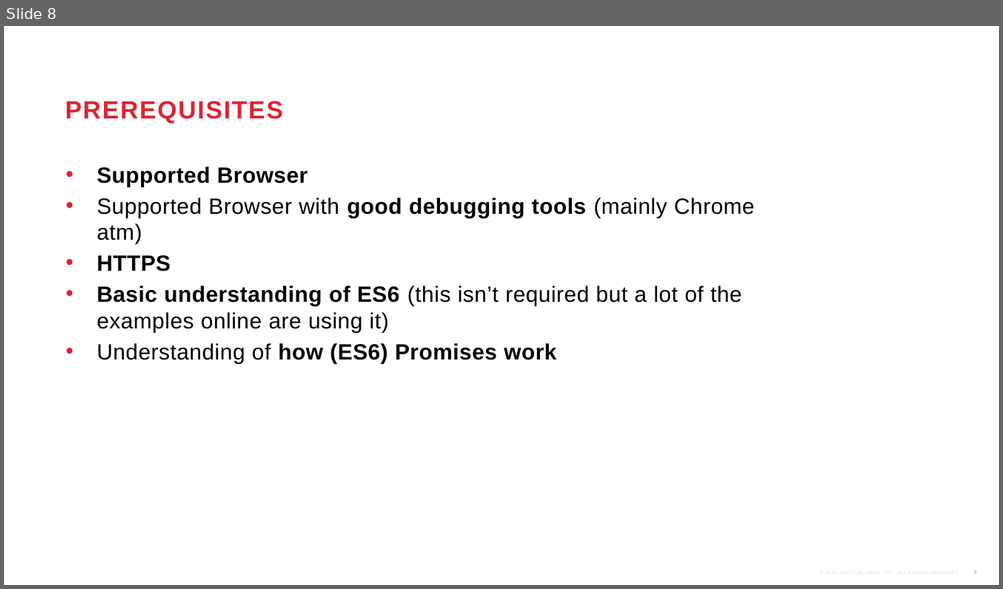
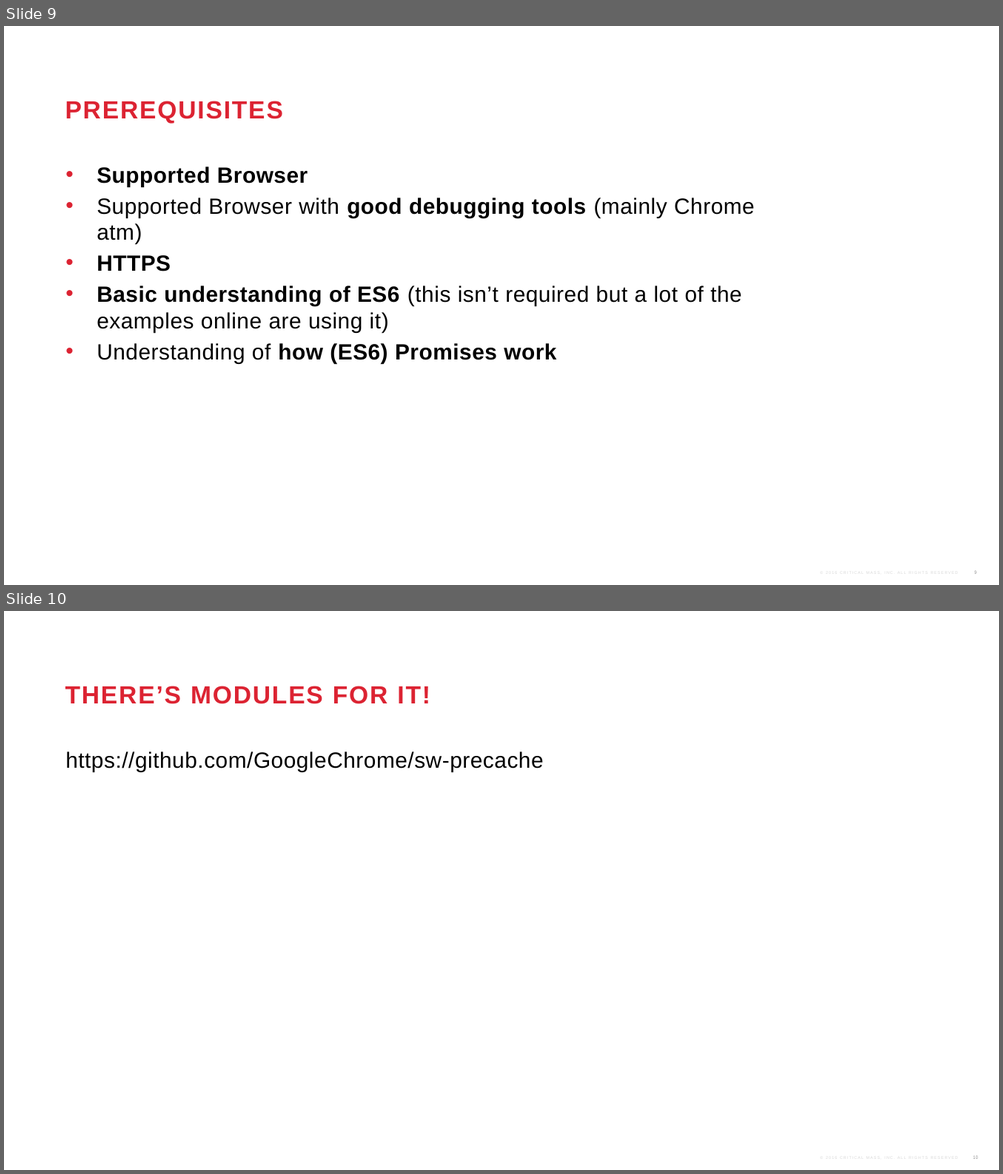
Before and after one commit to brandon-pereira/purrvice-workers, a slide deck: service-workers-tech-talk.pptx. Shown one above the other, each under a label of ours: slide 8 before the commit, slides 9 and 10 after it. The pictures are 1003x589 and 1003x1174 pixels, drawn with LibreOffice and Linux fonts; fonts in the diff are those of the drawing. Boxes give left, top, right and bottom in pixels: in the first picture for what was removed or moved away, otherwise in the second. Text is boxed around its words. In the diff, an @@ line names an element or a change of style, - is before the commit and + after.

```diff
--- a/service-workers-tech-talk.pptx
+++ b/service-workers-tech-talk.pptx
@@ slide 10 added at [4, 611, 999, 1170], background #FFFFFF @@
@@ title added at [65, 686, 430, 704], 18 pt, text #DC2332, bold @@
+THERE’S MODULES FOR IT!
@@ text added at [65, 752, 543, 772], 16 pt, text #000000 @@
+https://github.com/GoogleChrome/sw-precache
@@ page number added at [973, 1156, 977, 1159], 6 pt, text #8C8C8C @@
+10
@@ what was slide 8 is now slide 9 @@
```
Also in this commit, not shown: 1 other slide added.
